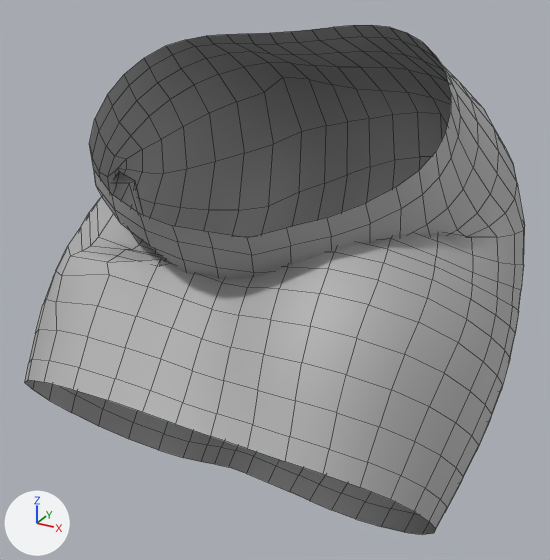
One commit to the FBX model Assets/_GameFolder/Models/NewClothes/Creative/PoseSkirt/PoseSkirtReference.fbx: the scene before it, then after it.
Camera for both pictures: a 50 mm camera at (0.0543, -0.1053, 0.0281) aimed at (-0.0005, -0.0057, -0.0216). Arrows for +X, +Y and +Z are at lower left; the lights stay in place. Mesh edges are drawn as thin lines. Where no turn or scale is listed for an object, it has been applied to the vertices.

The first picture shows 'Pant.012'.
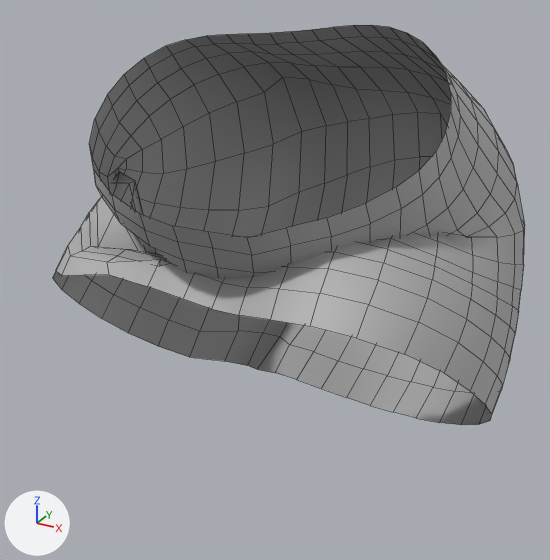
The newer file is also turned or shifted as a whole; pictures and numbers use the older file's frame.

What changed in the scene script:
```text
Change me_mesh_088:
    used by ob_pant_012; location = (0.0, 0.0, 0.0)
    remove me_mesh_088.from_pydata(...)  # 612 vertices, 576 faces; spans x -0.0362..0.0375, y -0.0395..0.0319, z -0.0554..0.0174
    add me_mesh_088.from_pydata(...)  # 468 vertices, 432 faces; spans x -0.0362..0.0375, y -0.0322..0.0319, z -0.0457..0.0174
    me_mesh_088 part 1
    144 vertices are removed from x -0.0342..0.0369, y -0.0395..-0.0034, z -0.0554..-0.0179
    144 faces are deleted
    3 vertices move from x -0.0218..-0.0149, y -0.0227..-0.0202, z -0.0129..-0.012 to x -0.0218..-0.0149, y -0.023..-0.0202, z -0.0148..-0.0142
```

Boxes (x1, y1, x2, y2) around the edits, measured in the pictures (550 x 560 px):
'Pant.012', reshaped (22% shorter): before (25, 25, 525, 535); after (53, 25, 525, 425)
part 1 of me_mesh_088, cut back: before (25, 181, 492, 535); after (89, 181, 160, 255)
